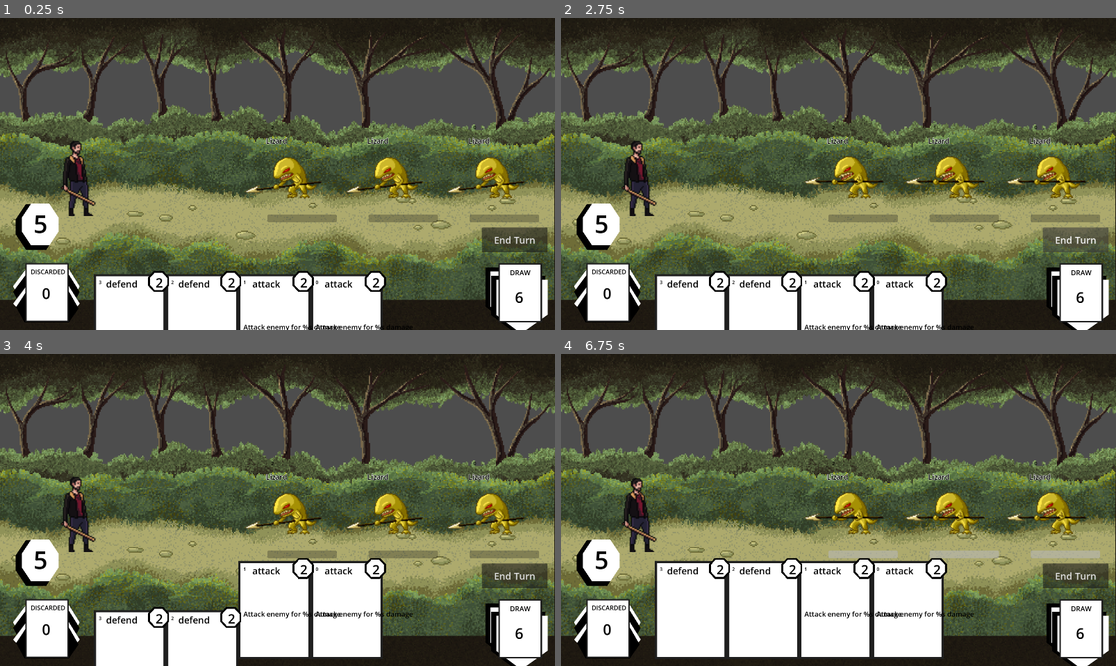
Above: before the commit, frames 1-4 (two rows, left to right).
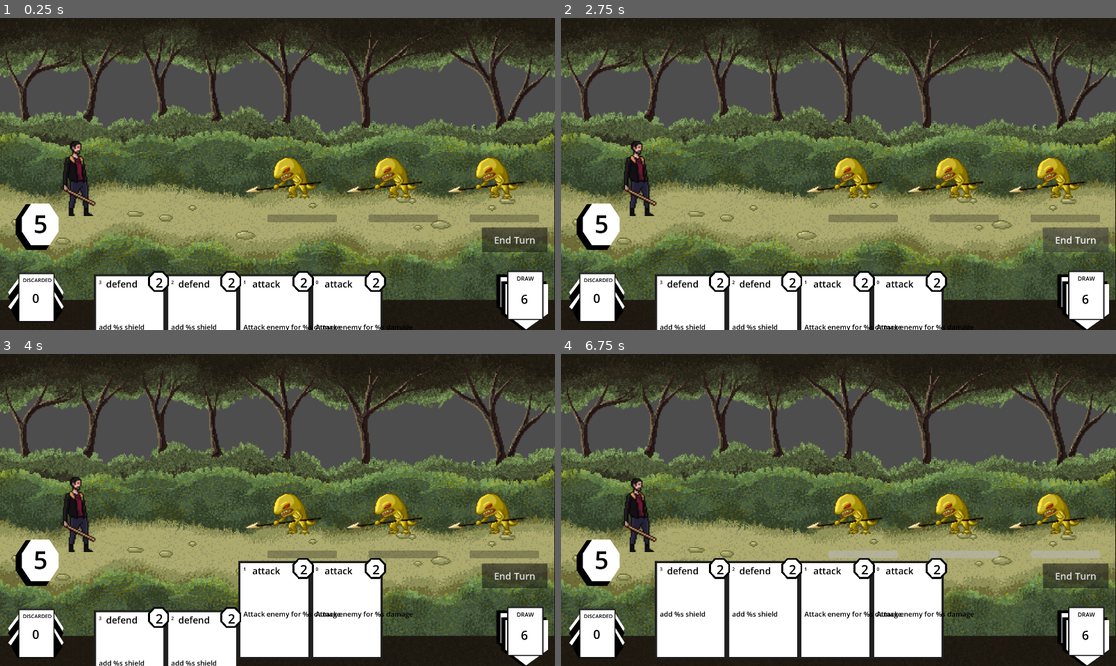
Above: after the commit, the same moments.

Repository: Leosten/card-game
Game: Godot game, scene res://main.tscn
Same seed, same stepped clock (60 frames per second), same inputs: the game is played once before the commit and once after it.
Inputs (mouse positions are in pixels of both pictures, inside the frame that each line leads up to):
- Up to frame 1 (0.25 s): no input
- Up to frame 2 (2.75 s): click "End Turn" at 0.5 s; click "End Turn" at 1.25 s; click "End Turn" at 2 s
- Up to frame 3 (4 s): move the mouse to (349, 656) at 2.77 s; click (349, 656) at 2.92 s; tap Enter at 3.5 s; move the mouse to (277, 656) at 3.52 s; click (277, 656) at 3.67 s
- Up to frame 4 (6.75 s): tap Space at 4.25 s; move the mouse to (766, 656) at 4.27 s; click (766, 656) at 4.42 s; move the mouse to (694, 656) at 5.02 s; click (694, 656) at 5.17 s; move the mouse to (1027, 544) at 5.77 s; click (1027, 544) at 5.92 s; move the mouse to (1027, 516) at 6.52 s; click (1027, 516) at 6.67 s

The runs differ from the first frame. In frame 1, 2.8% of the frame differs, in the area x 1-99%, y 38-100%; in frame 2, 4.1%; in frame 3, 2.8%; in frame 4, 4.1%.
Error after the commit: Invalid access to property or key 'actions' on a base object of type 'Resource (monster_res_1.gd)'. (res://Manager/action_manager.gd:21)

Commit message:
add damage calcs for enemy and start action cycles, working state

Diff:
--- a/Manager/action_manager.gd
+++ b/Manager/action_manager.gd
@@ -16,6 +16,9 @@
 		return battle_state
 	print("card used on monster %s" % str(enemy_position))
 	return card.use(battle_state, enemy_position)
+
+func enemy_cycle(battle_state, enemy):
+	enemy.actions
 
 func use_card_on_all_enemies():
 	pass
--- a/Manager/stage_manager.gd
+++ b/Manager/stage_manager.gd
@@ -80,8 +80,10 @@
 func get_monster_scenes_for_level(level_monsters, enemy_positions) -> Array[Monster]:
 	var monster_scenes : Array[Monster] = []
 	var index = 0
+	#print(level_monsters)
 	for monster_data in level_monsters:
 		var monster_scene = get_monster_scene_from_id(monster_data.id)
+		print("get_monster_scenes_for_level")
 		monster_scene.init_data(monster_data.duplicate())
 		monster_scene.position = enemy_positions[index].position
 		monster_scene.z_index = 100
--- a/Resources/Cards/0/card_0.gd
+++ b/Resources/Cards/0/card_0.gd
@@ -3,7 +3,7 @@
 # card 0 attacks
 func use(battle_state : Dictionary, enemy_position):
 	var enemy : MonsterData = MonsterUtils.findMonsterByPosition(battle_state, enemy_position)
-	var final_damage = DamageUtils.calculate_final_damage(damage, battle_state["player_stats"], enemy)
+	var final_damage = DamageUtils.calculate_ally_final_damage(damage, battle_state["player_stats"], enemy)
 	print("card damage " + str(final_damage))
 	enemy = DamageUtils.damage_enemy(final_damage, enemy)
 	print("enemy health " + str(enemy.health))
--- a/Resources/Cards/1/card_1.tres
+++ b/Resources/Cards/1/card_1.tres
@@ -7,5 +7,6 @@
 id = 1
 character_deck = 1
 name = "defend"
+description = "add %s shield"
 cost = 2
 metadata/_custom_type_script = "uid://cqcdxav3ke5ma"
--- a/Resources/Monsters/1/monster_1.tres
+++ b/Resources/Monsters/1/monster_1.tres
@@ -1,11 +1,10 @@
-[gd_resource type="Resource" script_class="MonsterData" format=3 uid="uid://i56l5utb7m20"]
+[gd_resource type="Resource" format=3 uid="uid://i56l5utb7m20"]
 
-[ext_resource type="Script" uid="uid://fyu4c4thwqs7" path="res://Resources/Monsters/MonsterData.gd" id="1_20mx5"]
+[ext_resource type="Script" uid="uid://bqbkm43xl1y0a" path="res://Resources/Monsters/1/monster_res_1.gd" id="1_atn4s"]
 
 [resource]
-script = ExtResource("1_20mx5")
+script = ExtResource("1_atn4s")
 id = 1
-name = "Lizard"
 health = 30
 max_health = 30
 metadata/_custom_type_script = "uid://fyu4c4thwqs7"
--- /dev/null
+++ b/Resources/Monsters/1/monster_res_1.gd
@@ -0,0 +1,15 @@
+extends MonsterData
+
+func _ready():
+	action_cycle = [attack, defend]
+
+func attack(battle_state):
+	var damage_value = 5
+	battle_state = DamageUtils.calculate_enemy_final_damage(
+		damage_value,
+		battle_state["player_stats"],
+		self)
+	return battle_state
+
+func defend():
+	pass
--- a/Resources/Monsters/MonsterData.gd
+++ b/Resources/Monsters/MonsterData.gd
@@ -13,9 +13,9 @@
 @export var status_effects := StatusUtils.status_effects
 @export var buffs := StatusUtils.buffs
 @export var action_cycle := []
+@export var cycle_step = 0
 @export var description := ""
 
-# Called when the node enters the scene tree for the first time.
 func _init(
 	id = 0,
 	battle_position = 0,
@@ -27,6 +27,15 @@
 	status_effects = StatusUtils.status_effects,
 	buffs = StatusUtils.buffs,
 	action_cycle = [],
+	cycle_step = 0,
 	description = ""
 	):
 	pass
+
+func reset_cycle_step():
+	if cycle_step == action_cycle.size():
+		cycle_step = 0
+
+func useAction(battle_state):
+	action_cycle[cycle_step].call(battle_state)
+	pass
--- a/Utils/damage_utils.gd
+++ b/Utils/damage_utils.gd
@@ -3,7 +3,7 @@
 extends Node
 
 static func damage_enemy(damage_value, monster: MonsterData):
-	if has_protective_buff(monster):
+	if has_monster_protective_buff(monster):
 		return monster
 
 	if monster.shield > 0:
@@ -11,39 +11,83 @@
 			var current_shield = monster.shield
 			monster.shield = 0
 			monster.health -= damage_value - current_shield
+			return monster
 		else:
 			monster.shield -= damage_value
-		return monster
+			return monster
 	else:
 		monster.health -= damage_value
 
 	monster = check_for_death(monster)
 	return monster
 
-static func damage_player():
-	pass
+static func damage_player(damage_value, player_stats : PlayerStats):
+	if has_ally_protective_buff(player_stats):
+		return player_stats
 
-static func has_protective_buff(monster: MonsterData):
-	if monster.buffs.get(StatusUtils.buffs.PERFECT_PROTECT):
-		return monster
+	if player_stats.shield > 0:
+		if (damage_value >= player_stats.shield):
+			var current_shield = player_stats.shield
+			player_stats.shield = 0
+			player_stats.health -= damage_value - current_shield
+		else:
+			player_stats.shield -= damage_value
+			return player_stats
+	else:
+		player_stats.health -= damage_value
 
-static func enemy_has_modifier(damage_value, monster : MonsterData):
+	check_for_player_death(player_stats)
+	return player_stats
+
+# ALLY
+static func has_ally_protective_buff(player_stats : PlayerStats):
+	if player_stats.buffs.get(StatusUtils.buffs.PERFECT_PROTECT):
+		return player_stats
+
+static func ally_has_damage_modifier(damage_value, player_stats : PlayerStats):
+	if player_stats.buffs.STRENGTH > 0:
+		damage_value = StatusUtils.get_strength_modifier(damage_value, player_stats.buffs.STRENGTH)
+	return damage_value
+
+static func ally_has_defense_modifier(damage_value, player_stats : PlayerStats):
+	if player_stats.buffs.STRENGTH > 0:
+		damage_value = damage_value + player_stats.buffs.get(StatusUtils.buffs.STRENGTH)
+	return damage_value
+
+static func calculate_ally_final_damage(damage_value, player_stats: PlayerStats, enemy: MonsterData):
+	var final_damage = DamageUtils.ally_has_damage_modifier(damage_value, player_stats)
+	final_damage = enemy_has_defense_modifier(final_damage, enemy)
+	return final_damage
+
+static func check_for_player_death(player_stats):
+	if (player_stats.health <= 0):
+		player_stats.health = 0
+	print("Player dead")
+	Events.player_death.emit()
+	return player_stats
+
+# ENEMY
+static func enemy_has_attack_modifier(damage_value, monster : MonsterData):
+	if monster.buffs.STRENGTH > 0:
+		damage_value = StatusUtils.get_strength_modifier(damage_value, monster.buffs.get(StatusUtils.buffs.STRENGTH))
+	return damage_value
+
+static func enemy_has_defense_modifier(damage_value, monster : MonsterData):
 	if monster.buffs.get(StatusUtils.status_effects.VULNERABLE > 0):
 		damage_value = damage_value - (25 / 100)
 	return damage_value
 
-static func ally_has_modifier(damage_value, player_stats : PlayerStats):
-	if player_stats.buffs.STRENGTH > 0:
-		damage_value = damage_value + player_stats.buffs.get(StatusUtils.buffs.STRENGTH)
-	return damage_value
+static func has_monster_protective_buff(monster: MonsterData):
+	if monster.buffs.get(StatusUtils.buffs.PERFECT_PROTECT):
+		return monster
 
-static func calculate_final_damage(damage_value, player_stats: PlayerStats, enemy: MonsterData):
-	var final_damage = DamageUtils.ally_has_modifier(damage_value, player_stats)
-	final_damage = enemy_has_modifier(final_damage, enemy)
+static func calculate_enemy_final_damage(damage_value, player_stats: PlayerStats, enemy: MonsterData):
+	var final_damage = DamageUtils.enemy_has_attack_modifier(damage_value, enemy)
+	final_damage = ally_has_damage_modifier(final_damage, player_stats)
 	return final_damage
 
 static func check_for_death(monster: MonsterData):
 	if (monster.health <= 0):
 		monster.health = 0
-	print("check for death")
+	print("enemy %s dead" % monster.battle_position)
 	return monster
--- a/Utils/events.gd
+++ b/Utils/events.gd
@@ -1,3 +1,4 @@
 extends Node
 
 signal monster_dead(monster_data: MonsterData)
+signal player_death
--- a/Utils/status_utils.gd
+++ b/Utils/status_utils.gd
@@ -3,3 +3,6 @@
 
 enum buffs { DRAW = 0, PERFECT_PROTECT = 0, STRENGTH = 0}
 enum status_effects {STUN = 0, VULNERABLE = 0}
+
+static func get_strength_modifier(damage, strength_value):
+	return damage + strength_value
--- a/View/Cards/CardHandHud.tscn
+++ b/View/Cards/CardHandHud.tscn
@@ -9,9 +9,9 @@
 script = ExtResource("1_euu8e")
 
 [node name="DiscardPile" parent="." unique_id=1594937451 instance=ExtResource("2_eq6v6")]
-position = Vector2(171, 946)
-scale = Vector2(0.6, 0.6)
+position = Vector2(133, 964)
+scale = Vector2(0.5, 0.5)
 
 [node name="DrawPile" parent="." unique_id=76442856 instance=ExtResource("3_s5q8o")]
-position = Vector2(1797, 956)
-scale = Vector2(0.6, 0.6)
+position = Vector2(1815, 964)
+scale = Vector2(0.5, 0.5)
--- a/View/Monsters/1/monster_1.tscn
+++ b/View/Monsters/1/monster_1.tscn
@@ -89,7 +89,7 @@
 scale = Vector2(3, 3)
 sprite_frames = SubResource("SpriteFrames_qosxv")
 animation = &"idle"
-frame_progress = 0.2827469
+frame_progress = 0.11281158
 
 [node name="CollisionShape2D" parent="Area2D" parent_id_path=PackedInt32Array(886200655) index="0" unique_id=1799351193]
 position = Vector2(-5.5, -102)
--- a/battle.gd
+++ b/battle.gd
@@ -4,6 +4,7 @@
 var current_stage: int
 var current_level: int
 var current_turn: int = 0
+var enemy_turn : bool = false
 var stage_monsters : Array[MonsterData]
 var monsters_displayed : Array[Monster]
 var death_timer: SceneTreeTimer
@@ -59,11 +60,13 @@
 
 func spawn_level_monsters():
 	enemy_positions = stage_manager.init_monster_positions(viewport_size)
+	print(battle_state["level_monsters"])
 	var monster_scenes = stage_manager.get_monster_scenes_for_level(battle_state["level_monsters"], enemy_positions)
 	for monster_scene in monster_scenes :
 		monster_scene.clicked.connect(on_monster_clicked)
 		monster_scene.hovered.connect(on_monster_hovered)
 		add_child(monster_scene)
+		print("test")
 		monsters_displayed.append(monster_scene)
 	print("Monsters spawned")
 
@@ -103,10 +106,13 @@
 func update_player_mana():
 	$ManaWindow/ManaLabel.text = str(battle_state["player_stats"].mana)
 
-
-func enemyTurn():
-	card_hand_hud.set_mouse_filter(Control.MOUSE_FILTER_IGNORE)
-
+func launch_enemy_turn():
+	for enemy in battle_state["level_monsters"]:
+		battle_state = action_manager.enemy_cycle(battle_state, enemy)
+	pass
 
 func _on_end_turn_button_pressed() -> void:
+	#card_hand_hud.set_mouse_filter(Control.MOUSE_FILTER_IGNORE)
+	enemy_turn = true
+	launch_enemy_turn()
 	pass # Replace with function body.
Not shown, added: Resources/Monsters/1/monster_res_1.gd.uid
